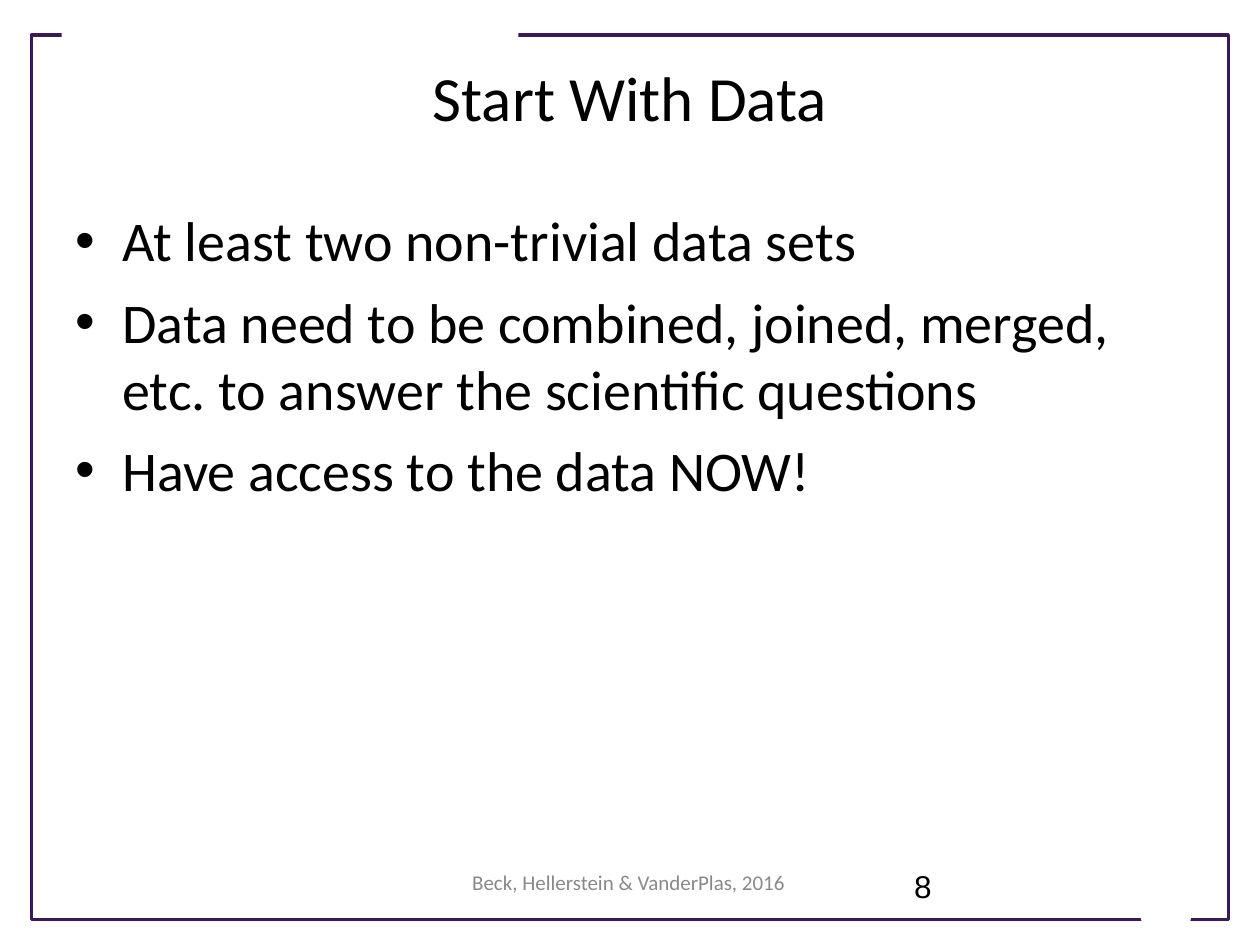
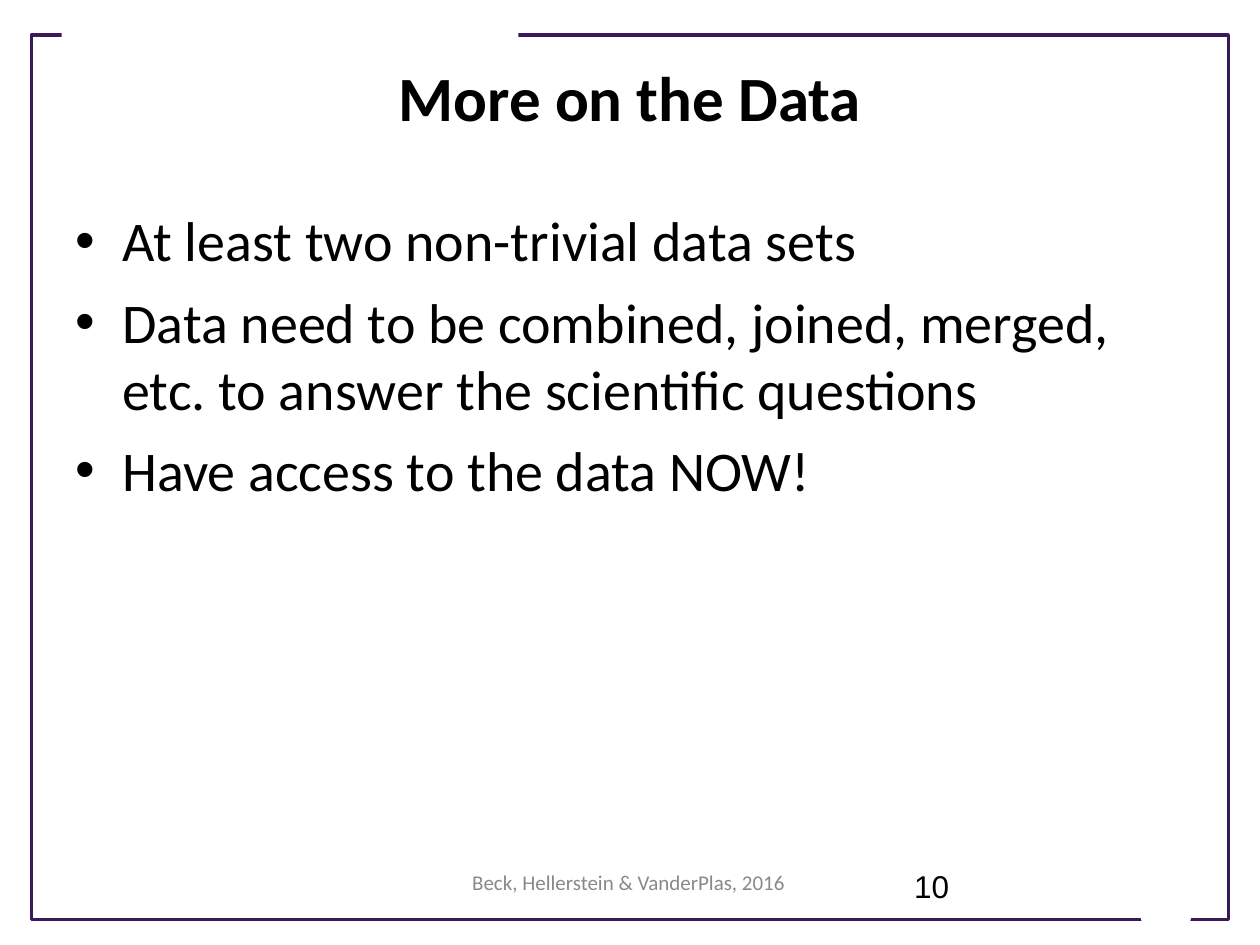
Before and after one commit to UWSEDS/LectureNotes, a slide deck: slide 10 of 07-Project-overview.pptx (slide 8 before the commit). Drawn at 1260x945 pixels with LibreOffice and Linux fonts; fonts in the diff are those of the drawing; background and template pictures are left out. Boxes give left, top, right and bottom in pixels: in the first picture for what was removed or moved away, otherwise in the second. Text is boxed around its words. In the diff, an @@ line names an element or a change of style, - is before the commit and + after.

```diff
--- a/07-Project-overview.pptx
+++ b/07-Project-overview.pptx
@@ text at box(399, 76, 860, 122): text changed; bold on @@
-Start With Data
+More on the Data
@@ page number at box(914, 876, 949, 899): text changed @@
-8
+10
```
Also in this commit, not shown: 7 other slides changed, 2 slides added, 2 slides removed.
